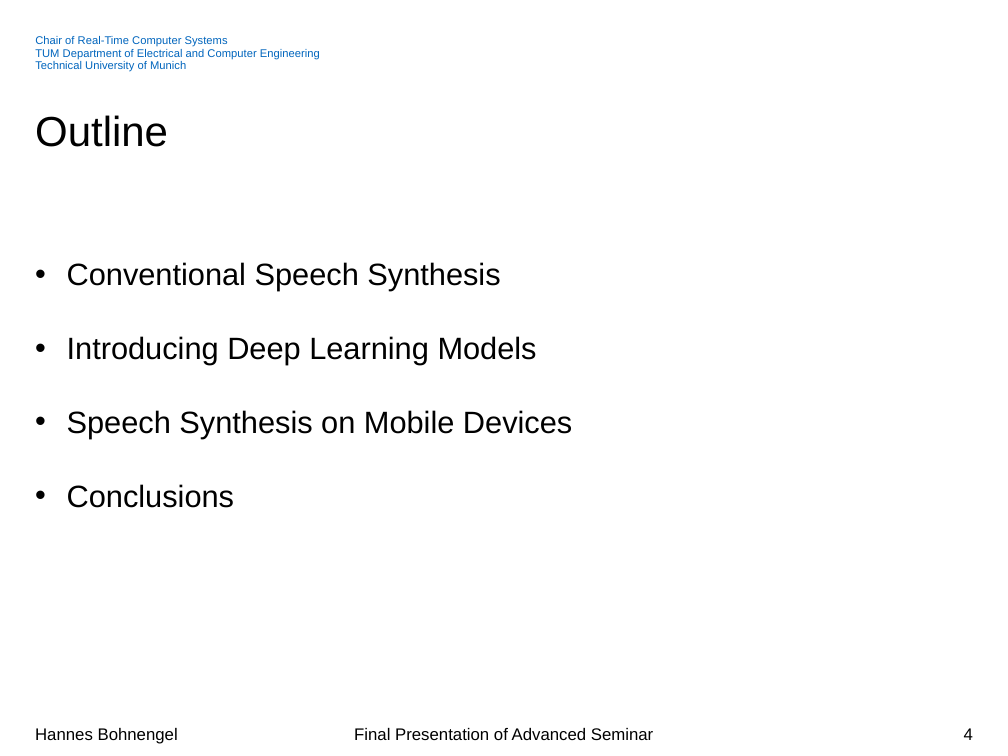
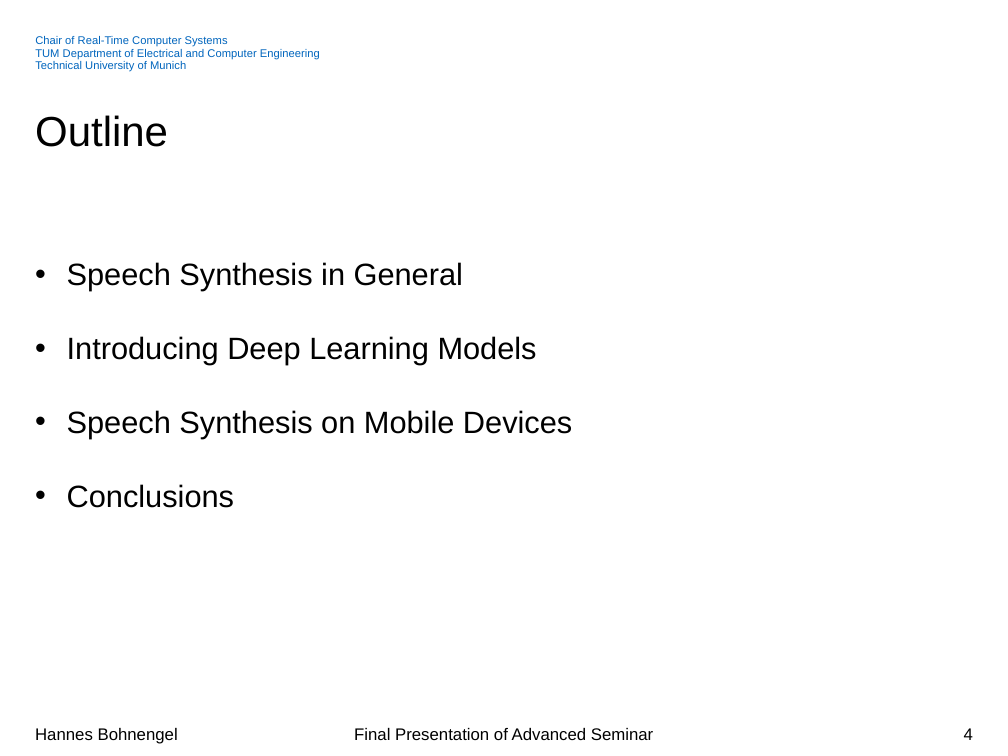
Before and after one commit to hannesb0/deeplearning, a slide deck: slide 4 of pres/Final_Presentation_V02.pptx. Drawn at 1008x756 pixels with LibreOffice and Linux fonts; fonts in the diff are those of the drawing; background and template pictures are left out. Boxes give left, top, right and bottom in pixels: in the first picture for what was removed or moved away, otherwise in the second. Text is boxed around its words. In the diff, an @@ line names an element or a change of style, - is before the commit and + after.

```diff
--- a/pres/Final_Presentation_V02.pptx
+++ b/pres/Final_Presentation_V02.pptx
@@ text at <box>67,262,463,291</box>: text changed @@
-• Conventional Speech Synthesis
+• Speech Synthesis in General
```
Also in this commit, not shown: 11 other slides changed, 5 slides added, 2 slides removed.
